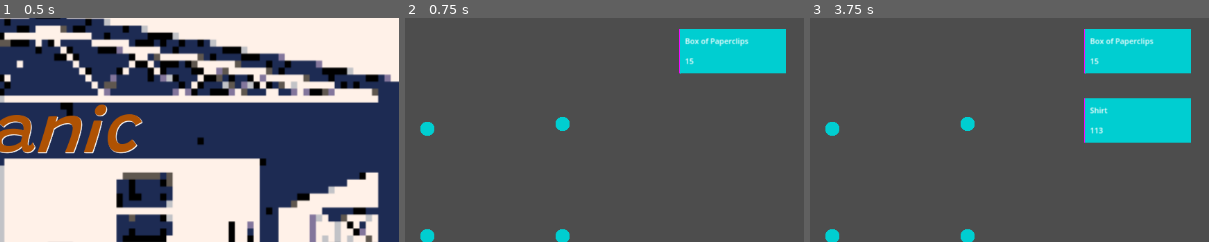
Above: before the commit, frames 1-3 (left to right).
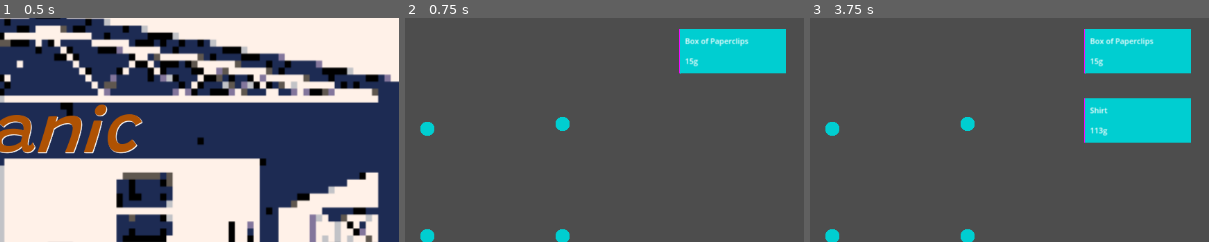
Above: after the commit, the same moments.

Repository: rodemananthony/gmtk-2024
Game: Godot game, scene res://scenes/Title Screen.tscn
The game is run twice, just before and just after one commit, with the same random seed, the same clock (stepped at 60 frames per second) and the same inputs.
Inputs (mouse positions are % of the whole screen's width and height, from its top left):
- Up to frame 1 (0.5 s): no input
- Up to frame 2 (0.75 s): click "Start" at 0.5 s
- Up to frame 3 (3.75 s): tap Enter at 1.25, 2.75 s; move the mouse to (72, 45) at 1.27 s; click (72, 45) at 1.35 s; tap Space at 2, 3.5 s; drag from (30, 55) to (51, 26) at 2.02 s; move the mouse to (60, 28) at 2.77 s; click (60, 28) at 2.85 s; drag from (45, 70) to (51, 50) at 3.52 s
The pictures show only the part of the screen within x 48-98%, y 2-51%; the shares and areas given below are measured in that part.

Frame 1 is identical in both runs. In frame 2, less than 0.1% of the frame differs, in the area x 72-74%, y 18-22%; in frame 3, less than 0.1%, in the area x 72-75%, y 18-53%.

Commit message:
max weight displays more readable

Diff:
--- a/scenes/main/order_ui.tscn
+++ b/scenes/main/order_ui.tscn
@@ -1,7 +1,7 @@
 [gd_scene load_steps=6 format=3 uid="uid://bcsrf3ub407rc"]
 
 [ext_resource type="Script" path="res://scripts/order_ui_connector.gd" id="1_iudvu"]
-[ext_resource type="PackedScene" uid="uid://dyo41ud1e4ueu" path="res://scenes/Main/drop_zone.tscn" id="1_lgnke"]
+[ext_resource type="PackedScene" uid="uid://dyo41ud1e4ueu" path="res://scenes/main/drop_zone.tscn" id="1_lgnke"]
 
 [sub_resource type="PlaceholderTexture2D" id="PlaceholderTexture2D_ar7aj"]
 size = Vector2(100, 100)
--- a/scripts/order_ui_connector.gd
+++ b/scripts/order_ui_connector.gd
@@ -8,6 +8,7 @@
 	if self.get_tree() != null:
 		weight_label = self.get_child(3)
 		weight_needed = float(weight_label.text)
+		humanize_weight()
 		#print(weight_needed)
 
 
@@ -30,3 +31,17 @@
 		#print(package_weight)
 
 		self.queue_free()
+
+func humanize_weight():
+	# Only do this if expected weight has been set
+	if weight_label == null or is_zero_approx(weight_needed):
+		return
+
+	var significand: float = weight_needed
+	var new_label: String = str(significand) + "g"
+	if significand >= 1000: # only do something special for anything 1000 grams or more
+		var power_of_ten := floorf(log(significand)/log(10))
+		significand /= 10.0 ** power_of_ten
+		new_label = "%.2fe%dg" % [significand, int(power_of_ten)]
+
+	weight_label.text = new_label
--- a/scripts/scale_manager.gd
+++ b/scripts/scale_manager.gd
@@ -14,7 +14,17 @@
 	if package != null:
 		var packageWeight = package.contents.weight
 		var packageName = package.contents.name
-		$WeightLabel.text = str("Weight: ", packageWeight)
+		$WeightLabel.text = str("Weight: ", humanize_weight(packageWeight))
 		#print(packageName,': ',packageWeight)
 	else:
-		$WeightLabel.text = "Weight: 0"
+		$WeightLabel.text = "Weight: 0g"
+
+func humanize_weight(weight: float) -> String:
+	var significand: float = weight
+	var new_label: String = str(significand) + "g"
+	if significand >= 1000: # only do something special for anything 1000 grams or more
+		var power_of_ten := floorf(log(significand)/log(10))
+		significand /= 10.0 ** power_of_ten
+		new_label = "%.2fe%dg" % [significand, int(power_of_ten)]
+
+	return new_label
